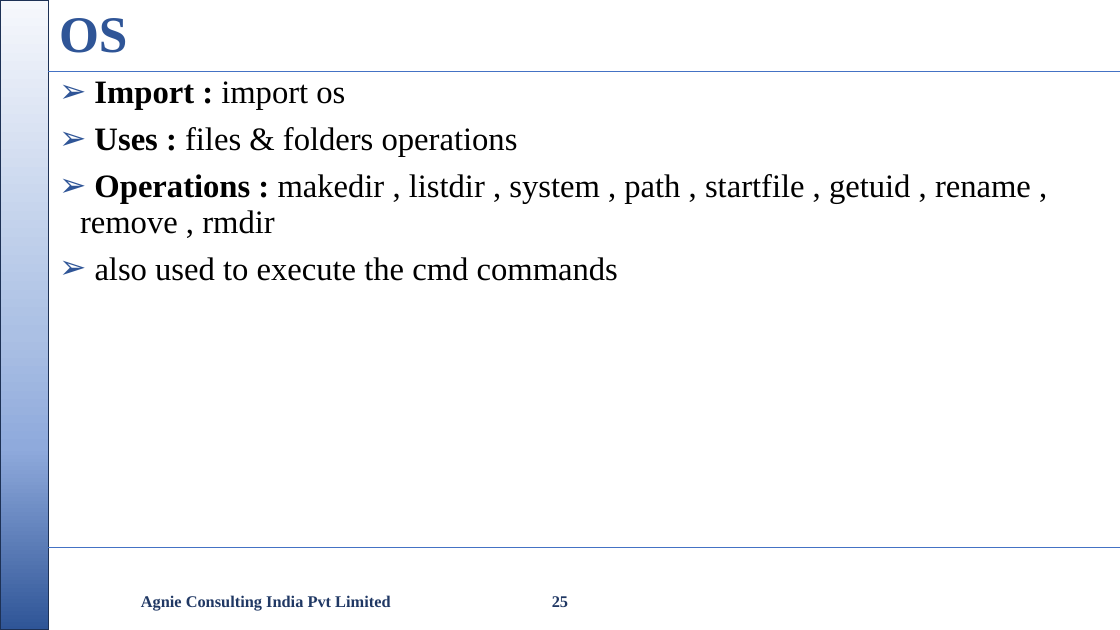
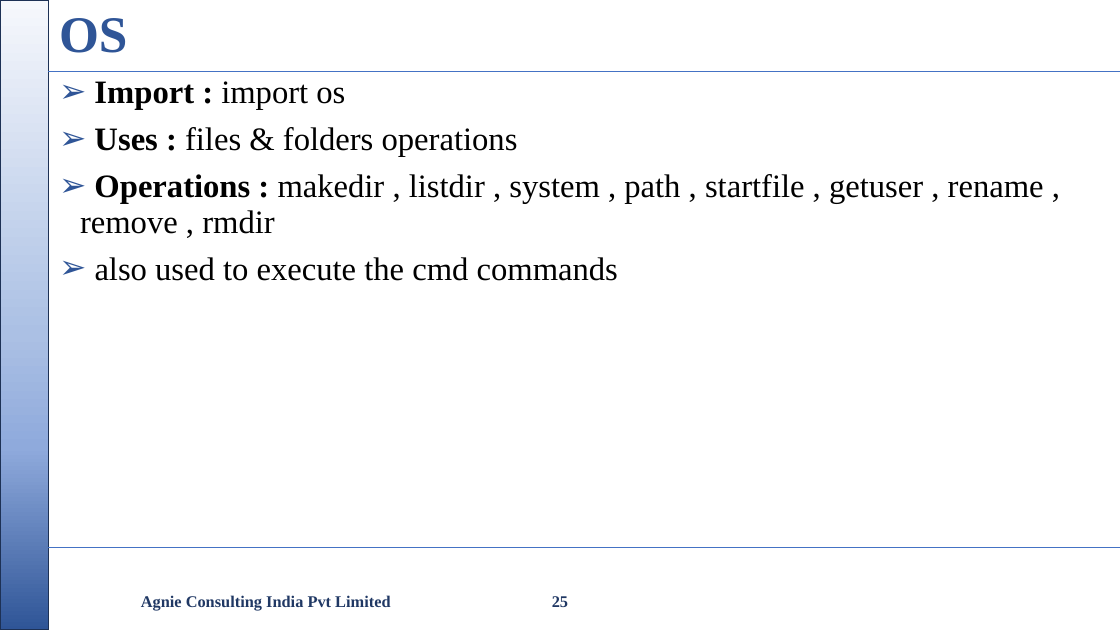
Before and after one commit to nikishdaniel1-del/Python-Cls, a slide deck: slide 25 of python class/Python Class.pptx. Drawn at 1120x630 pixels with LibreOffice and Linux fonts; fonts in the diff are those of the drawing; background and template pictures are left out. Boxes give left, top, right and bottom in pixels: in the first picture for what was removed or moved away, otherwise in the second. Text is boxed around its words. In the diff, an @@ line names an element or a change of style, - is before the commit and + after.

```diff
--- a/python class/Python Class.pptx
+++ b/python class/Python Class.pptx
@@ text at [80, 174, 1044, 234]: text changed @@
-➢ Operations : makedir , listdir , system , path , startfile , getuid , rename , remove , rmdir
+➢ Operations : makedir , listdir , system , path , startfile , getuser , rename , remove , rmdir
```
Also in this commit, not shown: 1 other slide changed, 2 other files.
